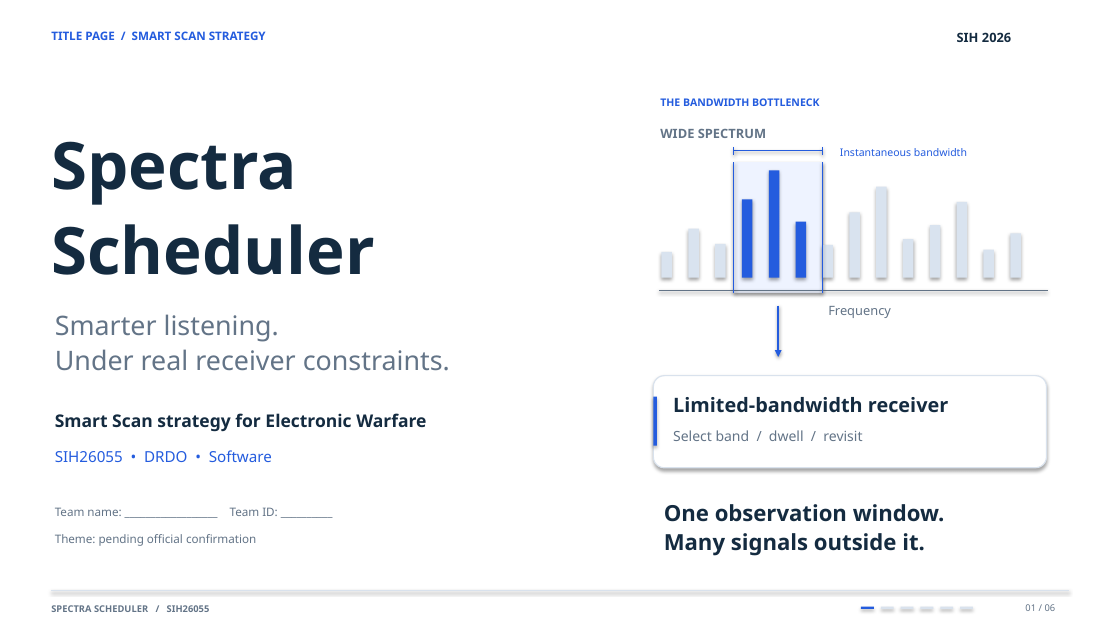
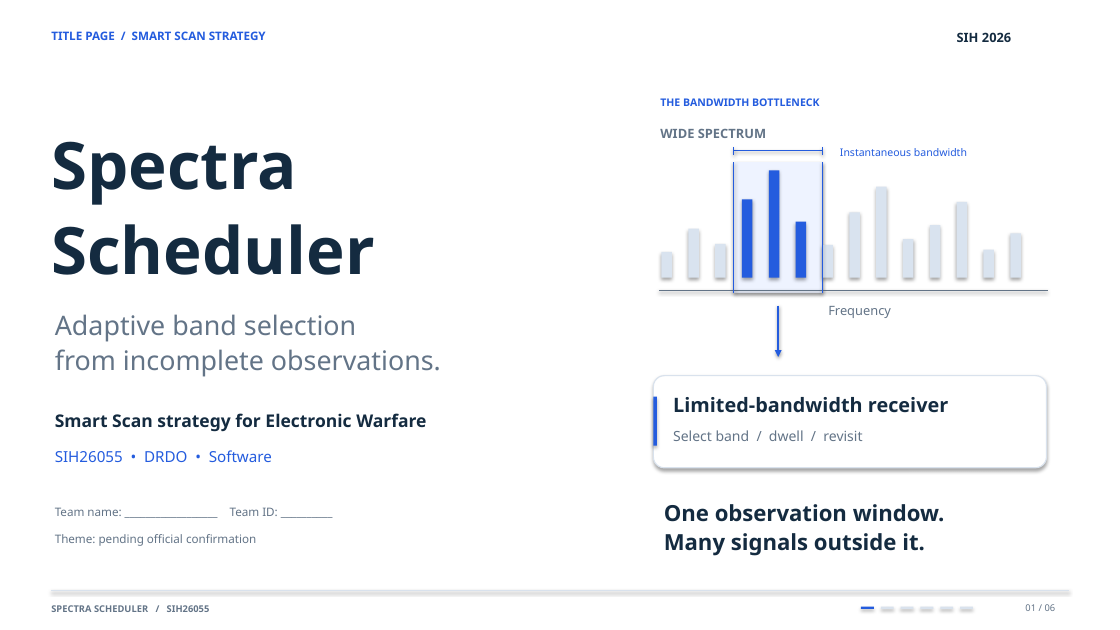
Before and after one commit to Siwach777/spectra-scheduler, a slide deck: slide 1 of ppt/Spectra-Scheduler-SIH2026.pptx. Drawn at 1120x630 pixels with LibreOffice and Linux fonts; fonts in the diff are those of the drawing. Boxes give left, top, right and bottom in pixels: in the first picture for what was removed or moved away, otherwise in the second. Text is boxed around its words. In the diff, an @@ line names an element or a change of style, - is before the commit and + after.

```diff
--- a/ppt/Spectra-Scheduler-SIH2026.pptx
+++ b/ppt/Spectra-Scheduler-SIH2026.pptx
@@ text at (x1=55, y1=314, x2=441, y2=377): text changed @@
-Smarter listening.
-Under real receiver constraints.
+Adaptive band selection
+from incomplete observations.
```
Also in this commit, not shown: 4 other slides changed, 3 other files.
